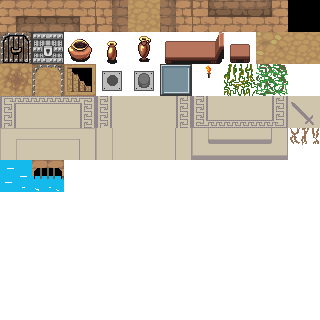
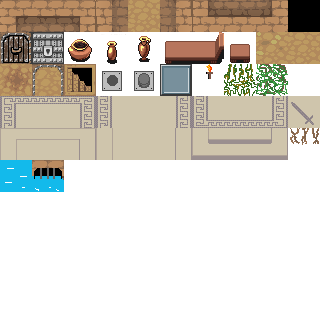
Revision of a layered 320x320 image; what changed, layer by layer:
painted on "greece.png" over <box>205,64,319,144</box>
